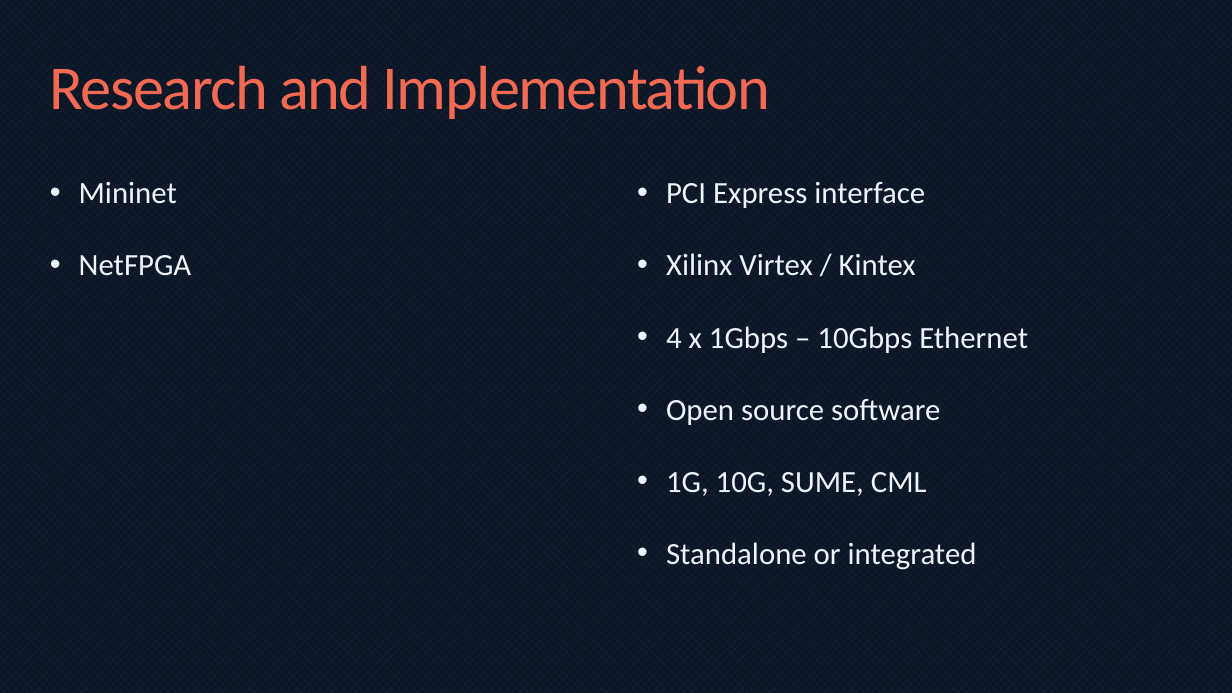
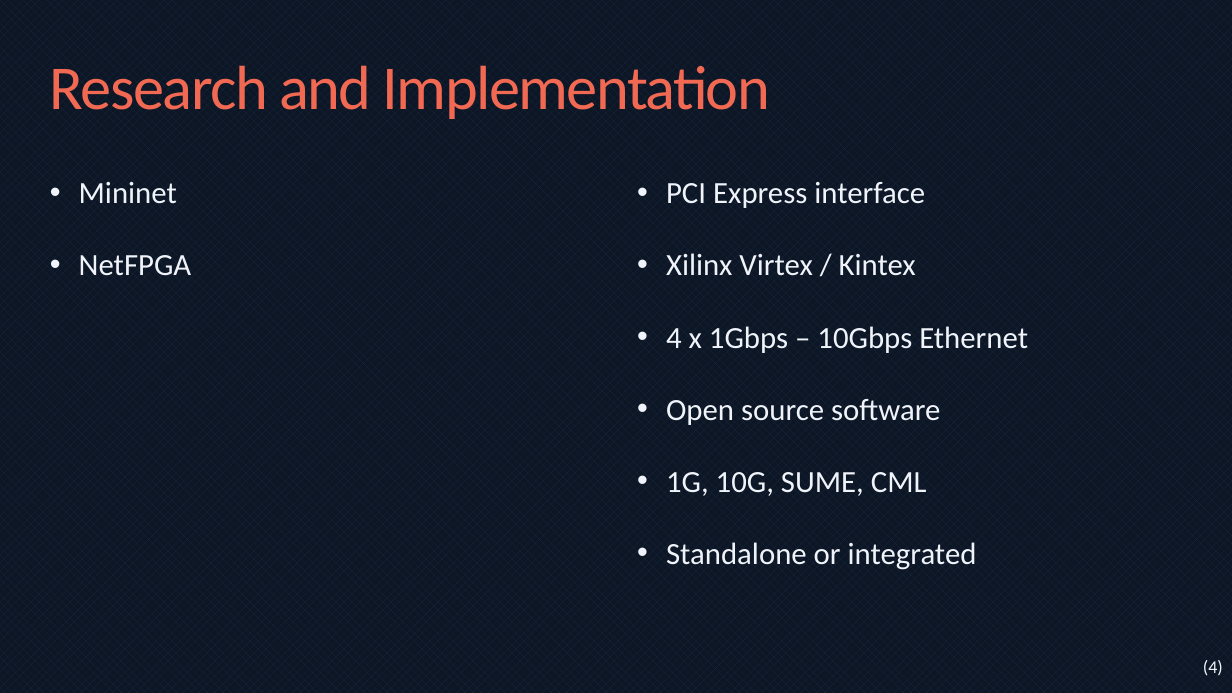
Before and after one commit to bmaximuml/CS351-Reports, a slide deck: slide 13 of Presentation/Network Switch Design on FPGAs.pptx. Drawn at 1232x693 pixels with LibreOffice and Linux fonts; fonts in the diff are those of the drawing. Boxes give left, top, right and bottom in pixels: in the first picture for what was removed or moved away, otherwise in the second. Text is boxed around its words. In the diff, an @@ line names an element or a change of style, - is before the commit and + after.

```diff
--- a/Presentation/Network Switch Design on FPGAs.pptx
+++ b/Presentation/Network Switch Design on FPGAs.pptx
@@ text added at [1203,660,1223,676], 14 pt, text #F0F4FA @@
+(4)
```
Also in this commit, not shown: 9 other slides changed, 3 slides added, 1 slide removed, 1 other file.
